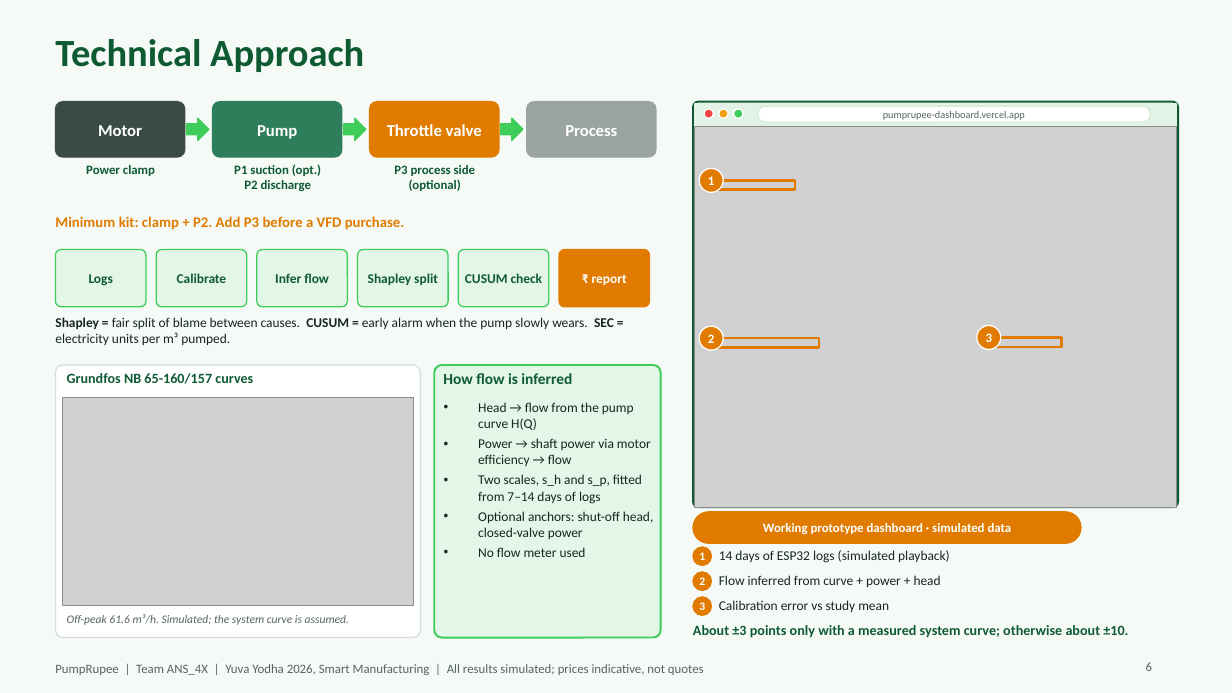
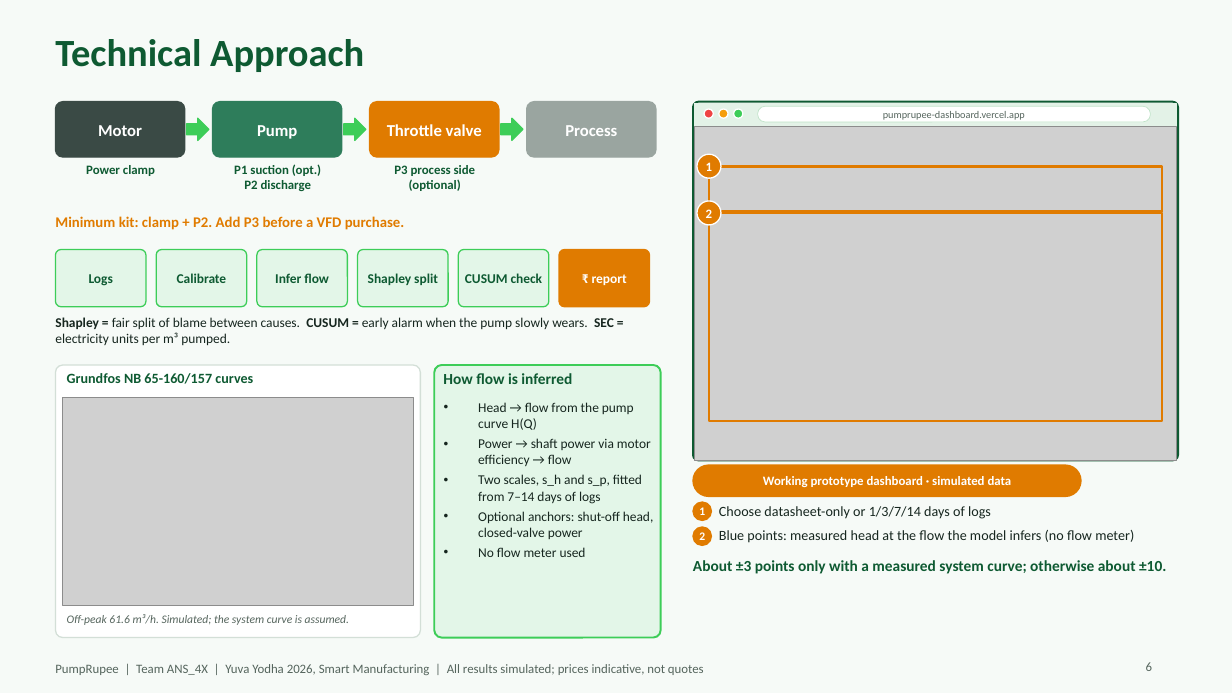
Before and after one commit to Adhi5504/Intelligent_BMS, a slide deck: slide 6 of yuva_yodha/submission/PumpRupee_ANS_4X_Yuva_Yodha_Application.pptx. Drawn at 1232x693 pixels with LibreOffice and Linux fonts; fonts in the diff are those of the drawing; grey boxes stand for pictures. Boxes give left, top, right and bottom in pixels: in the first picture for what was removed or moved away, otherwise in the second. Text is boxed around its words. In the diff, an @@ line names an element or a change of style, - is before the commit and + after.

```diff
--- a/yuva_yodha/submission/PumpRupee_ANS_4X_Yuva_Yodha_Application.pptx
+++ b/yuva_yodha/submission/PumpRupee_ANS_4X_Yuva_Yodha_Application.pptx
@@ rounded rectangle: place and size @@
-rounded rectangle at (693, 102, 1178, 507)
+rounded rectangle at (693, 102, 1178, 460)
@@ rounded rectangle at (693, 102, 1178, 460): proportions changed @@
@@ picture: place and size @@
-picture at (695, 127, 1177, 507)
+picture at (695, 127, 1177, 460)
@@ text "1": place and size @@
-text "1" at (708, 176, 714, 185)
+text "1" at (706, 162, 712, 171)
@@ ellipse: place and size @@
-ellipse at (700, 168, 724, 192)
+ellipse at (697, 154, 721, 178)
@@ rectangle: place and size @@
-rectangle at (712, 180, 796, 189)
+rectangle at (709, 166, 1162, 212)
@@ text "2": place and size @@
-text "2" at (708, 334, 714, 343)
+text "2" at (706, 209, 712, 218)
@@ ellipse: place and size @@
-ellipse at (700, 326, 724, 350)
+ellipse at (697, 201, 721, 225)
@@ rectangle: place and size @@
-rectangle at (712, 338, 820, 348)
+rectangle at (709, 213, 1162, 421)
@@ ellipse removed at (977, 325, 1001, 349) @@
@@ text removed at (986, 333, 992, 342) @@
-3
@@ rectangle removed at (989, 337, 1062, 347) @@
@@ 3 texts, 1 rounded rectangle: place and size @@
-3 texts, 1 rounded rectangle at (693, 512, 1081, 585)
+3 texts, 1 rounded rectangle at (693, 465, 1081, 540)
@@ ellipse: place and size @@
-ellipse at (693, 572, 712, 591)
+ellipse at (693, 502, 712, 520)
@@ text added at (719, 506, 991, 519), 11 pt, text #16261F @@
+Choose datasheet-only or 1/3/7/14 days of logs
@@ ellipse: place and size @@
-ellipse at (693, 547, 712, 566)
+ellipse at (693, 527, 712, 545)
@@ text at (719, 530, 1134, 543): text changed; size 10.5 to 11 pt @@
-14 days of ESP32 logs (simulated playback)
+Blue points: measured head at the flow the model infers (no flow meter)
@@ text "About ±3 points only with ...": place and size @@
-text "About ±3 points only with ..." at (693, 625, 1128, 638)
+text "About ±3 points only with ..." at (693, 560, 1166, 574)
@@ text "About ±3 points only with ..." at (693, 560, 1166, 574): size 11 to 12 pt @@
@@ ellipse removed at (693, 597, 712, 616) @@
@@ text removed at (719, 575, 941, 587) @@
-Flow inferred from curve + power + head
@@ text removed at (699, 602, 705, 610) @@
-3
@@ text removed at (719, 600, 889, 612) @@
-Calibration error vs study mean
```
Also in this commit, not shown: 3 other slides changed, 1 slide added, 17 other files.
